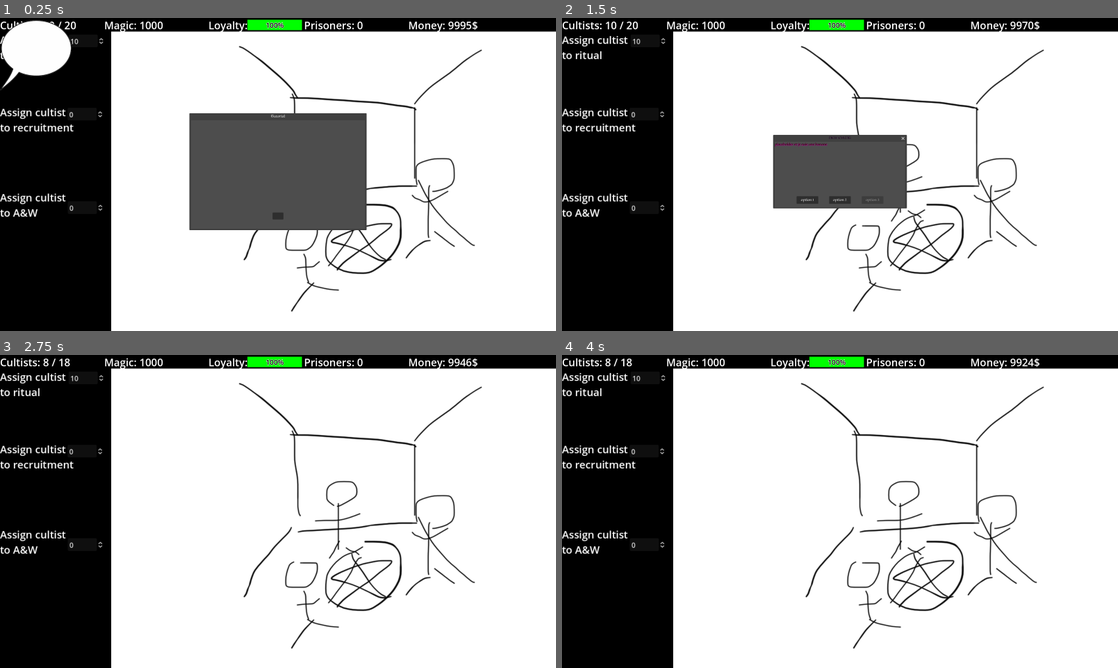
Above: before the commit, frames 1-4 (two rows, left to right).
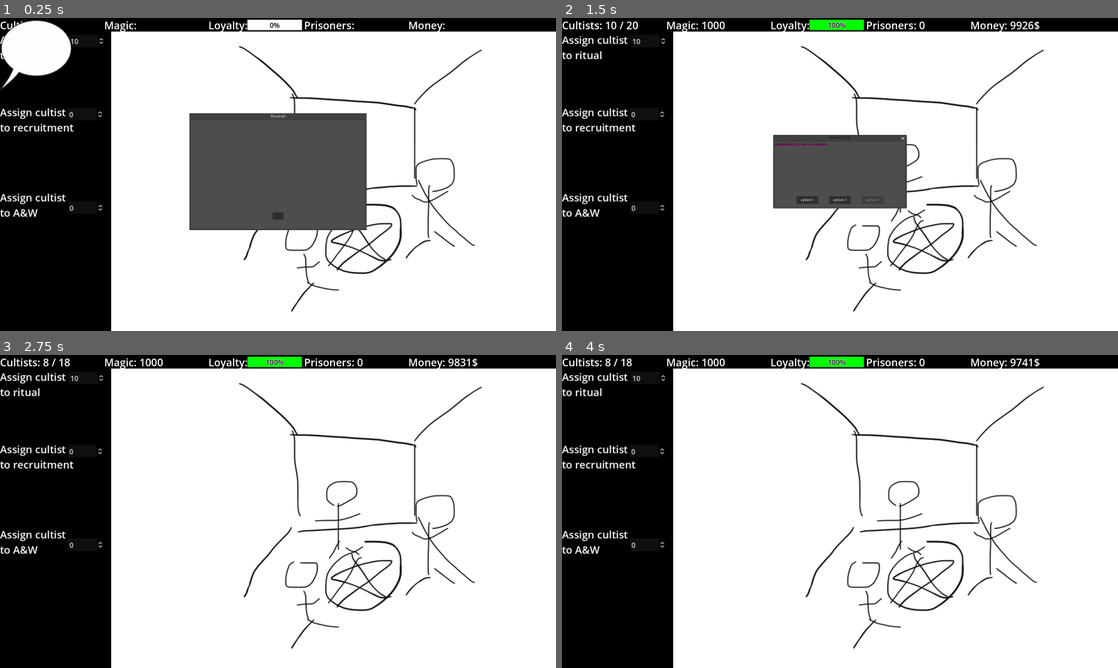
Above: after the commit, the same moments.

Repository: ShroomySquid/Ludum_Dare
Game: Godot game, scene res://node_2d.tscn
Same seed, same stepped clock (60 frames per second), same inputs: the game is played once before the commit and once after it.
Inputs (mouse positions are in pixels of both pictures, inside the frame that each line leads up to):
- Up to frame 1 (0.25 s): no input
- Up to frame 2 (1.5 s): click (840, 215) at 0.5 s; click (600, 55) at 1.25 s
- Up to frame 3 (2.75 s): click "option 1" at 2 s
- Up to frame 4 (4 s): no input

The runs differ from the first frame. In frame 1, 0.6% of the frame differs, in the area x 9-86%, y 0-4%; in frame 2, less than 0.1%; in frame 3, less than 0.1%; in frame 4, less than 0.1%.

Commit message:
pause during tuto

Diff:
--- a/ui_prototype/Control.gd
+++ b/ui_prototype/Control.gd
@@ -58,8 +58,14 @@
 	$Job_Send.value = cultists_in_job
 	$Job_Send.value_changed.connect(self._cultists_in_job)
 
+func _endTuto():
+	is_paused = false
+	print("ok")
+
 # Called every frame. 'delta' is the elapsed time since the previous frame.
 func _process(delta):
+	if (is_paused == true):
+		return
 	if (Input.is_action_just_pressed("pause") && in_intro == false):
 		pauseMenu()
 	resources.add_re(Resources.r.GOLD, 10 * delta * cultists_in_job)
@@ -81,10 +87,7 @@
 			print("you had to try to be this bad")
 		elif (resources.get_re(Resources.r.MAGIC) >= 1):
 			print("how")
-	if (resources.get_re(Resources.r.MAGIC) >= cultists_in_ritual * 100):
-		resources.sub_re(Resources.r.MAGIC, (resources.get_re(Resources.r.MAGIC) - cultists_in_ritual * 100) * delta)
-	else:
-		resources.add_re(Resources.r.MAGIC, (cultists_in_ritual * 100 - resources.get_re(Resources.r.MAGIC)) * delta / 20)
+	resources.sub_re(Resources.r.MAGIC, (resources.get_re(Resources.r.MAGIC) - cultists_in_ritual * 100) * delta)
 	new_cultist_counter += cultists_in_recruitment * delta
 	if (new_cultist_counter >= 300):
 		new_cultist_counter = 0
@@ -101,4 +104,4 @@
 		peak_magic = resources.get_re(Resources.r.MAGIC)
 	if (resources.get_re(Resources.r.MAGIC) < peak_magic / 2):
 		resources.sub_re(Resources.r.LOYALTY, delta)
-	resources.sub_re(Resources.r.GOLD, (resources.get_re(Resources.r.CULTISTS) - cultists_in_job) * delta)
+	resources.sub_re(Resources.r.GOLD, (resources.get_re(Resources.r.CULTISTS) - cultists_in_job) * delta * 4)
--- a/ui_prototype/Intro/intro_window.gd
+++ b/ui_prototype/Intro/intro_window.gd
@@ -17,4 +17,5 @@
 
 
 func _on_button_pressed():
+	get_parent().get_node("UI").is_paused = false
 	self.hide()
Not shown: 1 places in ui_prototype/event_popup/event_window1.tscn that only renumber resources
